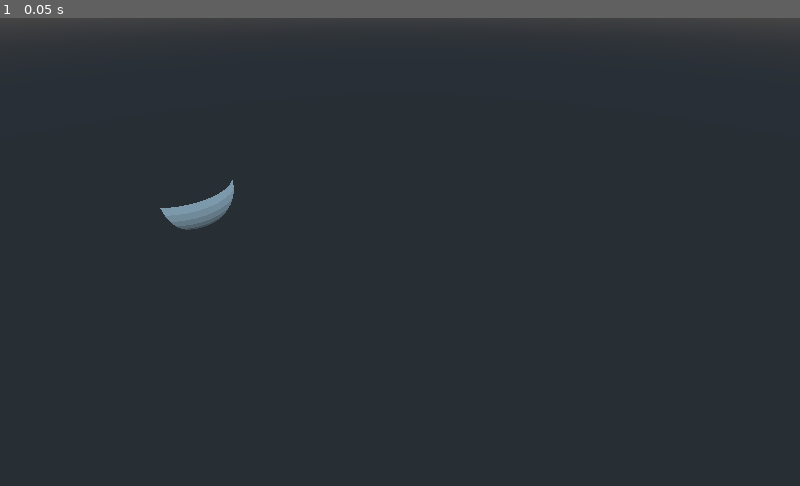
Above: before the commit, frame 1.
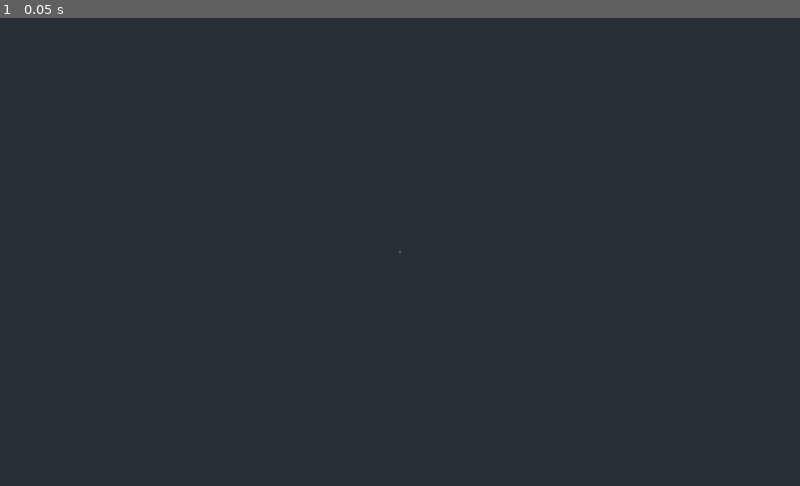
Above: after the commit, the same moment.

Repository: janmagtoast/Godot_Custom_Area_based_CD
Game: Godot game, scene res://notwritingwholecollisionsystem.tscn
Same seed, same stepped clock (60 frames per second), same inputs: the game is played once before the commit and once after it. Before the commit the project starts from res://Yes.tscn.
Inputs:
- Up to frame 1 (0.05 s): no input

The runs differ from the first frame. In frame 1, 0.8% of the frame differs, in the area x 0-100%, y 0-51%.
Error after the commit: Parse Error: Expected indented block after "for". (res://notwritingwholecd.gd:37)

Commit message:
using build in classes for the detection now

Diff:
--- a/Area.gd
+++ b/Area.gd
@@ -1,7 +1,7 @@
 extends Area
 
 
-func _physics_process(delta):
+func _physics_process(_delta):
 	if Input.is_action_just_pressed("ui_accept"):
 		_make_readable()
 
@@ -15,9 +15,10 @@
 		var shape = colShape.get_shape()
 		var pos = colShape.global_transform.origin
 		var rot = colShape.global_transform.basis
-		var colScale = colShape.get_scale()
+		var colScale = colShape.global_transform.basis.get_scale()
 
 		var moveDir = Vector3(1,0,0).normalized() #placeholder
+		var lastPos = Vector3(-2,0,0) #placeholder
 
 		var contactPoint = Vector3()
 
@@ -29,30 +30,33 @@
 		elif shape is CapsuleShape:
 			rot = rot.z
 			rot = _rot_correcter(rot,moveDir)
-			contactPoint = (rot * shape.get_height()*0.5) + (-moveDir * shape.get_radius()) + pos
+			contactPoint = colScale.x * (rot.normalized()*shape.get_height()*0.5 - moveDir*shape.get_radius()) + pos
 
 
 		elif shape is BoxShape:
-			var offset = Vector3(1,1,1).length() * rot.x
+			rot = rot.x
 			var ext = shape.get_extents() * colScale
-			print(offset*ext)
+			var compare := Vector3(1,0,0)
+			var boxAngle = compare.angle_to(rot)
+			var boxDir = compare.cross(rot).normalized()
 
 			var corners := [Vector3(1,1,1),Vector3(1,1,-1),Vector3(1,-1,1),Vector3(1,-1,-1),Vector3(-1,1,1),Vector3(-1,1,-1),Vector3(-1,-1,1),Vector3(-1,-1,-1)]
+			var actualCorners :PoolVector3Array = []
 			for b in corners.size():
-				contactPoint = (corners[b]+ offset) * ext
+				contactPoint = (corners[b] * ext).rotated(boxDir,boxAngle) + pos
+				actualCorners.append(contactPoint)
 
 
 		elif shape is SphereShape:
-			print(shape.get_radius())
-			contactPoint = -moveDir * shape.get_radius() * colScale.x + pos
+			contactPoint = -moveDir*shape.get_radius()*colScale.x + pos
 			#fix stuff, check point position ...
 
 
 		elif shape is CylinderShape:
 			rot = rot.y
 			rot = _rot_correcter(rot,moveDir)
-			var cylinderPointFinder = -moveDir.rotated(moveDir.cross(rot).normalized(),cos(rot.dot(Vector3.UP)))
-			contactPoint = rot * shape.get_height()*0.5 + cylinderPointFinder * shape.get_radius() + pos
+			var cylinderLid = rot.rotated(moveDir.cross(rot).normalized(),PI/2)
+			contactPoint = rot.normalized()*shape.get_height()*0.5*colScale.y + cylinderLid.normalized()*shape.get_radius()*colScale.x + pos
 
 
 		elif shape is HeightMapShape:
--- /dev/null
+++ b/KinematicBody.gd
@@ -0,0 +1,12 @@
+extends KinematicBody
+
+export var moveto = Vector3()
+var stop = false
+
+
+func _physics_process(delta):
+	if !stop:
+		var col = move_and_collide(moveto * 2)
+		if col:
+			stop = true
+			print("bonk")
--- /dev/null
+++ b/Pointer.tscn
@@ -0,0 +1,19 @@
+[gd_scene load_steps=3 format=2]
+
+[sub_resource type="SphereMesh" id=1]
+radius = 0.1
+height = 0.2
+
+[sub_resource type="SpatialMaterial" id=2]
+albedo_color = Color( 0, 0.439216, 1, 1 )
+emission_enabled = true
+emission = Color( 0.372549, 0, 0.482353, 1 )
+emission_energy = 1.0
+emission_operator = 0
+emission_on_uv2 = false
+
+[node name="Pointer" type="MeshInstance"]
+visible = false
+layers = 2147483649
+mesh = SubResource( 1 )
+material/0 = SubResource( 2 )
--- /dev/null
+++ b/StaticBody.gd
@@ -0,0 +1,6 @@
+extends StaticBody
+
+
+func _input(event):
+	if Input.is_action_just_pressed("ui_accept"):
+		global_transform.origin = Vector3()
--- a/Yes.tscn
+++ b/Yes.tscn
@@ -1,36 +1,33 @@
-[gd_scene load_steps=10 format=2]
+[gd_scene load_steps=9 format=2]
 
 [ext_resource path="res://Area.gd" type="Script" id=1]
 [ext_resource path="res://untitled.tscn" type="PackedScene" id=2]
+[ext_resource path="res://Pointer.tscn" type="PackedScene" id=3]
 
 [sub_resource type="BoxShape" id=1]
+extents = Vector3( 2, 1, 1 )
 
-[sub_resource type="SphereMesh" id=5]
-radius = 0.1
-height = 0.2
+[sub_resource type="SphereShape" id=2]
 
-[sub_resource type="SpatialMaterial" id=6]
-flags_no_depth_test = true
-params_diffuse_mode = 4
-params_specular_mode = 3
-albedo_color = Color( 1, 0, 0.470588, 1 )
-emission_enabled = true
-emission = Color( 1, 0, 0, 1 )
-emission_energy = 1.0
-emission_operator = 0
-emission_on_uv2 = false
-
-[sub_resource type="BoxShape" id=2]
-extents = Vector3( 1.68215, 2.38918, 1.9353 )
-
-[sub_resource type="CapsuleShape" id=7]
+[sub_resource type="CapsuleShape" id=3]
 height = 2.0
 
-[sub_resource type="SphereShape" id=8]
+[sub_resource type="CylinderShape" id=4]
 
-[sub_resource type="CylinderShape" id=9]
+[sub_resource type="BoxShape" id=5]
+extents = Vector3( 2, 2, 2 )
 
 [node name="Spatial" type="Spatial"]
+
+[node name="FrontView" type="Camera" parent="."]
+transform = Transform( 1, 0, 0, 0, 0.857814, 0.513961, 0, -0.513961, 0.857814, 0, 3.48244, 7.93047 )
+current = true
+
+[node name="FrontFrontView" type="Camera" parent="."]
+transform = Transform( 1, 0, 0, 0, 1, 0, 0, 0, 1, 0, 0, 9.25648 )
+
+[node name="TopView" type="Camera" parent="."]
+transform = Transform( 1, 0, 0, 0, -1.62921e-07, 1, 0, -1, -1.62921e-07, 0, 5.838, 0 )
 
 [node name="Area" type="Area" parent="."]
 script = ExtResource( 1 )
@@ -38,41 +35,33 @@
 [node name="CollisionShape" type="CollisionShape" parent="Area"]
 shape = SubResource( 1 )
 
-[node name="Pointer" type="MeshInstance" parent="Area"]
-visible = false
-layers = 2147483649
-mesh = SubResource( 5 )
-material/0 = SubResource( 6 )
+[node name="Pointer" parent="Area" instance=ExtResource( 3 )]
 
-[node name="untitled" parent="." instance=ExtResource( 2 )]
-transform = Transform( 1, 0, 0, 0, 1, 0, 0, 0, 1, -4.90646, 0, 0 )
+[node name="MeshStuffThatIDontKnowHowToWorkWithYet" parent="." instance=ExtResource( 2 )]
+transform = Transform( 1, 0, 0, 0, 1, 0, 0, 0, 1, -4.39785, 0, 0 )
 
-[node name="Camera" type="Camera" parent="."]
-transform = Transform( 1, 0, 0, 0, 0.789962, 0.613155, 0, -0.613155, 0.789962, 0, 3.48244, 6.95015 )
+[node name="SphereShape" type="StaticBody" parent="."]
+transform = Transform( 1, 0, 0, 0, 1, 0, 0, 0, 1, 10.4264, 0, 0 )
 
-[node name="StaticBody" type="StaticBody" parent="."]
-transform = Transform( 0.91756, -0.397596, 0, 0.397596, 0.91756, 0, 0, 0, 1, 7.86168, 0, 0 )
-
-[node name="CollisionShape" type="CollisionShape" parent="StaticBody"]
+[node name="CollisionShape" type="CollisionShape" parent="SphereShape"]
 shape = SubResource( 2 )
 
-[node name="StaticBody2" type="StaticBody" parent="."]
-transform = Transform( 1, 0, 0, 0, 1, 0, 0, 0, 1, 25.0799, 0, 0 )
+[node name="CapsuleShape" type="StaticBody" parent="."]
+transform = Transform( 1.2275, -0.32619, 1.54494, 1.579, 0.253576, -1.20102, 0, 1.95686, 0.41316, 21.7513, -0.555063, 0 )
 
-[node name="CollisionShape" type="CollisionShape" parent="StaticBody2"]
-transform = Transform( 1, 0, 0, 0, 1, 0, 0, 0, 1, 0, 0, 0 )
-shape = SubResource( 7 )
+[node name="CollisionShape" type="CollisionShape" parent="CapsuleShape"]
+transform = Transform( 1, 2.14752e-09, -8.81293e-09, -7.45058e-09, 1, -1.49012e-08, 5.96046e-08, -1.49012e-08, 1, 0, 0, 0 )
+shape = SubResource( 3 )
 
-[node name="StaticBody3" type="StaticBody" parent="."]
-transform = Transform( 1, 0, 0, 0, 1, 0, 0, 0, 1, 1.32809, 0, 0 )
+[node name="CylinderShape" type="StaticBody" parent="."]
+transform = Transform( -0.582237, 0.801792, -0.134643, -0.809161, -0.587588, -1.01906e-08, -0.0791148, 0.108948, 0.990894, 14.1817, -0.424338, 0.170228 )
 
-[node name="CollisionShape" type="CollisionShape" parent="StaticBody3"]
-shape = SubResource( 8 )
+[node name="CollisionShape" type="CollisionShape" parent="CylinderShape"]
+shape = SubResource( 4 )
 
-[node name="StaticBody4" type="StaticBody" parent="."]
-transform = Transform( 1, 0, 0, 0, 1, 0, 0, 0, 1, -10.7446, 0, 0 )
+[node name="BoxShape" type="StaticBody" parent="."]
+transform = Transform( 0.94049, 0.339822, 0, -0.317372, 0.878358, 0.357439, 0.121465, -0.336168, 0.933936, 44.0603, 0.801794, 0 )
 
-[node name="CollisionShape" type="CollisionShape" parent="StaticBody4"]
-shape = SubResource( 9 )
-
-[editable path="untitled"]
+[node name="CollisionShape" type="CollisionShape" parent="BoxShape"]
+transform = Transform( 1, 0, 0, 0, 1, 0, 0, 0, 1, 0, -0.359005, 0 )
+shape = SubResource( 5 )
--- /dev/null
+++ b/notwritingwholecd.gd
@@ -0,0 +1,37 @@
+extends Area
+
+onready var spaceState = get_world().direct_space_state
+
+export var inputVelocity = Vector3()
+
+var x = 0
+var y = 0
+
+
+func _input(event):
+	x = -Input.get_action_strength("ui_left") + Input.get_action_strength("ui_right")
+	y = -Input.get_action_strength("ui_up") + Input.get_action_strength("ui_down")
+
+func _process(delta):
+	inputVelocity = Vector3(x,0,y) * delta * 5
+
+	if inputVelocity != Vector3():
+		var colShape = $CollisionShape
+		var shape = colShape.get_shape()
+		var shapeQuery = PhysicsShapeQueryParameters.new()
+		shapeQuery.set_shape(shape)
+		shapeQuery.set_transform(colShape.global_transform)
+		var moveFraction = spaceState.cast_motion(shapeQuery,inputVelocity)
+		global_transform.origin += inputVelocity*moveFraction[1]
+		if moveFraction[1] != 1:
+			global_transform.origin += inputVelocity.normalized()*shape.get_radius()
+		var remainder = inputVelocity*(1-moveFraction[1])
+		for i in 1:
+			shapeQuery.set_transform(colShape.global_transform)
+			var intersections = spaceState.collide_shape(shapeQuery,32)
+
+			#for debug purposes
+
+			for p in intersections.size():
+
+			print(intersections)
--- /dev/null
+++ b/notwritingwholecollisionsystem.tscn
@@ -0,0 +1,28 @@
+[gd_scene load_steps=5 format=2]
+
+[ext_resource path="res://notwritingwholecd.gd" type="Script" id=1]
+[ext_resource path="res://Pointer.tscn" type="PackedScene" id=2]
+
+[sub_resource type="CylinderShape" id=1]
+
+[sub_resource type="BoxShape" id=2]
+
+[node name="Spatial" type="Spatial"]
+
+[node name="Area" type="Area" parent="."]
+script = ExtResource( 1 )
+inputVelocity = Vector3( 4, 0, 0 )
+
+[node name="CollisionShape" type="CollisionShape" parent="Area"]
+shape = SubResource( 1 )
+
+[node name="Pointer" parent="Area" instance=ExtResource( 2 )]
+
+[node name="StaticBody" type="StaticBody" parent="."]
+transform = Transform( 1, 0, 0, 0, 1, 0, 0, 0, 1, 4, 0, 0 )
+
+[node name="CollisionShape" type="CollisionShape" parent="StaticBody"]
+shape = SubResource( 2 )
+
+[node name="Camera" type="Camera" parent="."]
+transform = Transform( 1, 0, 0, 0, -1.62921e-07, 1, 0, -1, -1.62921e-07, 0, 10.001, 0 )
--- a/project.godot
+++ b/project.godot
@@ -15,9 +15,45 @@
 
 [application]
 
-config/name="Test"
-run/main_scene="res://Yes.tscn"
+config/name="Area_Based_CD"
+run/main_scene="res://notwritingwholecollisionsystem.tscn"
 config/icon="res://icon.png"
+
+[input]
+
+ui_left={
+"deadzone": 0.1,
+"events": [ Object(InputEventKey,"resource_local_to_scene":false,"resource_name":"","device":0,"alt":false,"shift":false,"control":false,"meta":false,"command":false,"pressed":false,"scancode":16777231,"unicode":0,"echo":false,"script":null)
+, Object(InputEventKey,"resource_local_to_scene":false,"resource_name":"","device":0,"alt":false,"shift":false,"control":false,"meta":false,"command":false,"pressed":false,"scancode":65,"unicode":0,"echo":false,"script":null)
+, Object(InputEventJoypadMotion,"resource_local_to_scene":false,"resource_name":"","device":0,"axis":0,"axis_value":-1.0,"script":null)
+ ]
+}
+ui_right={
+"deadzone": 0.1,
+"events": [ Object(InputEventKey,"resource_local_to_scene":false,"resource_name":"","device":0,"alt":false,"shift":false,"control":false,"meta":false,"command":false,"pressed":false,"scancode":16777233,"unicode":0,"echo":false,"script":null)
+, Object(InputEventKey,"resource_local_to_scene":false,"resource_name":"","device":0,"alt":false,"shift":false,"control":false,"meta":false,"command":false,"pressed":false,"scancode":68,"unicode":0,"echo":false,"script":null)
+, Object(InputEventJoypadMotion,"resource_local_to_scene":false,"resource_name":"","device":0,"axis":0,"axis_value":1.0,"script":null)
+ ]
+}
+ui_up={
+"deadzone": 0.1,
+"events": [ Object(InputEventKey,"resource_local_to_scene":false,"resource_name":"","device":0,"alt":false,"shift":false,"control":false,"meta":false,"command":false,"pressed":false,"scancode":16777232,"unicode":0,"echo":false,"script":null)
+, Object(InputEventKey,"resource_local_to_scene":false,"resource_name":"","device":0,"alt":false,"shift":false,"control":false,"meta":false,"command":false,"pressed":false,"scancode":87,"unicode":0,"echo":false,"script":null)
+, Object(InputEventJoypadMotion,"resource_local_to_scene":false,"resource_name":"","device":0,"axis":1,"axis_value":-1.0,"script":null)
+ ]
+}
+ui_down={
+"deadzone": 0.1,
+"events": [ Object(InputEventKey,"resource_local_to_scene":false,"resource_name":"","device":0,"alt":false,"shift":false,"control":false,"meta":false,"command":false,"pressed":false,"scancode":16777234,"unicode":0,"echo":false,"script":null)
+, Object(InputEventKey,"resource_local_to_scene":false,"resource_name":"","device":0,"alt":false,"shift":false,"control":false,"meta":false,"command":false,"pressed":false,"scancode":83,"unicode":0,"echo":false,"script":null)
+, Object(InputEventJoypadMotion,"resource_local_to_scene":false,"resource_name":"","device":0,"axis":1,"axis_value":1.0,"script":null)
+ ]
+}
+
+[physics]
+
+common/physics_fps=3
+3d/physics_engine="Bullet"
 
 [rendering]
 
--- /dev/null
+++ b/testkinematicbodyonspeed.tscn
@@ -0,0 +1,39 @@
+[gd_scene load_steps=5 format=2]
+
+[ext_resource path="res://KinematicBody.gd" type="Script" id=1]
+
+[sub_resource type="BoxShape" id=4]
+margin = 0.001
+
+[sub_resource type="BoxShape" id=5]
+margin = 0.001
+
+[sub_resource type="BoxShape" id=3]
+
+[node name="Spatial" type="Spatial"]
+
+[node name="KinematicBody2" type="KinematicBody" parent="."]
+transform = Transform( 1, 0, 0, 0, 1, 0, 0, 0, 1, -15, 0, 0 )
+script = ExtResource( 1 )
+moveto = Vector3( 1, 0, 0 )
+
+[node name="CollisionShape" type="CollisionShape" parent="KinematicBody2"]
+shape = SubResource( 4 )
+
+[node name="KinematicBody" type="KinematicBody" parent="."]
+transform = Transform( 1, 0, 0, 0, 1, 0, 0, 0, 1, 0, 0, -15 )
+script = ExtResource( 1 )
+moveto = Vector3( 0, 0, 1 )
+
+[node name="CollisionShape" type="CollisionShape" parent="KinematicBody"]
+shape = SubResource( 5 )
+
+[node name="Camera" type="Camera" parent="."]
+transform = Transform( 1, 0, 0, 0, -1.62921e-07, 1, 0, -1, -1.62921e-07, 0, 14.8071, 0 )
+
+[node name="StaticBody" type="StaticBody" parent="."]
+visible = false
+
+[node name="CollisionShape" type="CollisionShape" parent="StaticBody"]
+shape = SubResource( 3 )
+disabled = true
--- /dev/null
+++ b/testmore.tscn
@@ -0,0 +1,24 @@
+[gd_scene load_steps=4 format=2]
+
+[ext_resource path="res://testmotion.gd" type="Script" id=1]
+
+[sub_resource type="CylinderShape" id=1]
+
+[sub_resource type="BoxShape" id=2]
+
+[node name="Spatial" type="Spatial"]
+
+[node name="KinematicBody" type="KinematicBody" parent="."]
+script = ExtResource( 1 )
+
+[node name="CollisionShape" type="CollisionShape" parent="KinematicBody"]
+shape = SubResource( 1 )
+
+[node name="Camera" type="Camera" parent="."]
+transform = Transform( 1, 0, 0, 0, 1, 0, 0, 0, 1, 0, 0, 10.4693 )
+
+[node name="StaticBody" type="StaticBody" parent="."]
+
+[node name="CollisionShape" type="CollisionShape" parent="StaticBody"]
+transform = Transform( 0.950548, 0.310577, 0, -0.310577, 0.950548, 0, 0, 0, 1, 6.39565, 4.49996, 0 )
+shape = SubResource( 2 )
--- /dev/null
+++ b/testmotion.gd
@@ -0,0 +1,5 @@
+extends KinematicBody
+
+
+func _ready():
+	var dss = get_world().direct_space_state
